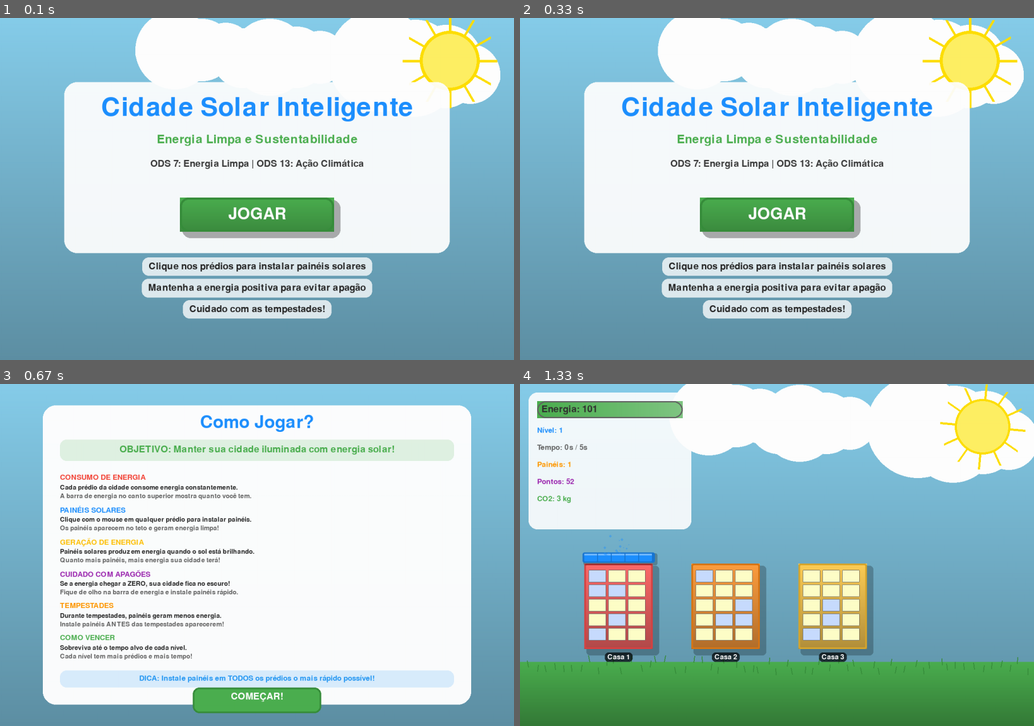
Above: before the commit, frames 1-4 (two rows, left to right).
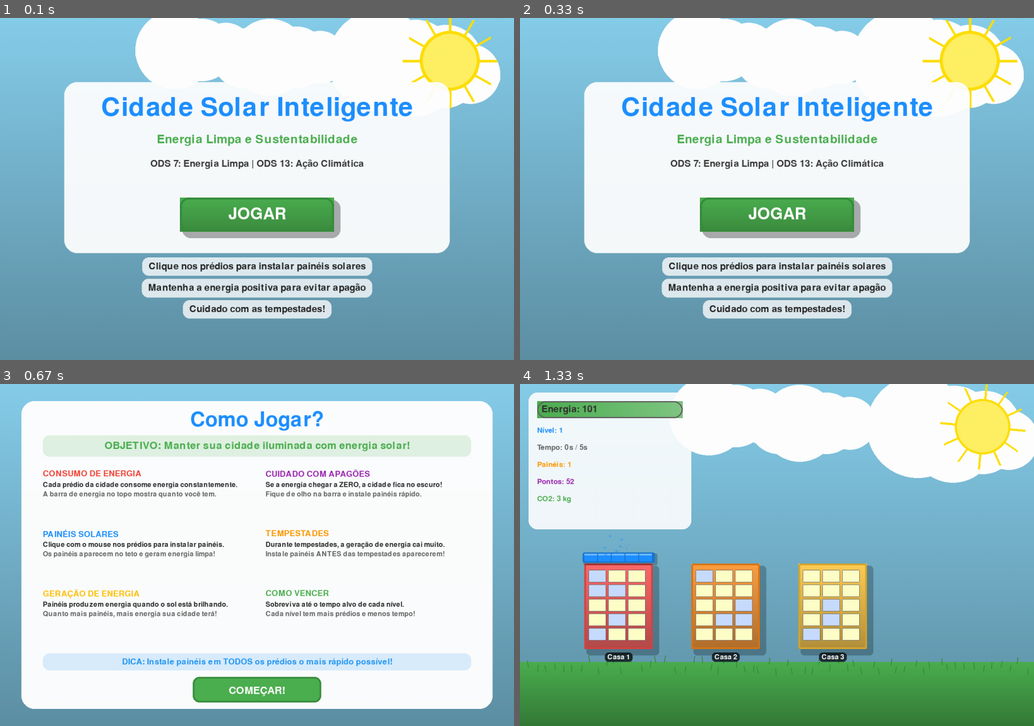
Above: after the commit, the same moments.

Repository: semellicodes/pygame-projeto
Game: pygame game, started from main.py
Same seed, same stepped clock (60 frames per second), same inputs: the game is played once before the commit and once after it.
Inputs (mouse positions are in pixels of both pictures, inside the frame that each line leads up to):
- Up to frame 1 (0.1 s): no input
- Up to frame 2 (0.33 s): no input
- Up to frame 3 (0.67 s): click (236, 568) at 0.38 s
- Up to frame 4 (1.33 s): click "COMEÇAR!" at 0.72 s; click (617, 637) at 1.05 s

Frames 1-2 are identical in both runs. In frame 3, 30% of the frame differs, in the area x 4-96%, y 5-97%; in frame 4, nothing differs.

Commit message:
Ajustes do tutorial

Diff:
--- a/main.py
+++ b/main.py
@@ -426,87 +426,106 @@
             color = tuple(int(SKY_BLUE[i] * (1 - factor * 0.3)) for i in range(3))
             pygame.draw.line(surface, color, (0, y), (WIDTH, y))
 
-        panel = pygame.Surface((1000, 700), pygame.SRCALPHA)
-        pygame.draw.rect(panel, (255, 255, 255, 250), (0, 0, 1000, 700), border_radius=30)
-        surface.blit(panel, (WIDTH//2 - 500, 50))
-
-        font_title = pygame.font.Font(None, 60)
-        font_subtitle = pygame.font.Font(None, 32)
-        font_normal = pygame.font.Font(None, 25)
-        font_small = pygame.font.Font(None, 22)
+        # Painel de fundo
+        panel = pygame.Surface((1100, 720), pygame.SRCALPHA) # Aumentei um pouco a largura do painel
+        pygame.draw.rect(panel, (255, 255, 255, 250), (0, 0, 1100, 720), border_radius=30)
+        surface.blit(panel, (WIDTH//2 - 550, 40))
+
+        font_title = pygame.font.Font(None, 70)
+        font_subtitle = pygame.font.Font(None, 36)
+        font_normal = pygame.font.Font(None, 28) # Fonte um pouco maior
+        font_small = pygame.font.Font(None, 24)  # Fonte um pouco maior
 
         title = font_title.render("Como Jogar?", True, (30, 144, 255))
-        surface.blit(title, (WIDTH//2 - title.get_width()//2, 70))
-
-        objective_bg = pygame.Surface((920, 50), pygame.SRCALPHA)
-        pygame.draw.rect(objective_bg, (76, 175, 80, 40), (0, 0, 920, 50), border_radius=15)
-        surface.blit(objective_bg, (WIDTH//2 - 460, 130))
+        surface.blit(title, (WIDTH//2 - title.get_width()//2, 60))
+
+        # Faixa do Objetivo
+        objective_bg = pygame.Surface((1000, 50), pygame.SRCALPHA)
+        pygame.draw.rect(objective_bg, (76, 175, 80, 40), (0, 0, 1000, 50), border_radius=15)
+        surface.blit(objective_bg, (WIDTH//2 - 500, 120))
 
         objective = font_subtitle.render("OBJETIVO: Manter sua cidade iluminada com energia solar!", True, (76, 175, 80))
-        surface.blit(objective, (WIDTH//2 - objective.get_width()//2, 142))
+        surface.blit(objective, (WIDTH//2 - objective.get_width()//2, 132))
 
         instructions = [
             {
                 "title": "CONSUMO DE ENERGIA",
                 "desc": "Cada prédio da cidade consome energia constantemente.",
-                "detail": "A barra de energia no canto superior mostra quanto você tem.",
+                "detail": "A barra de energia no topo mostra quanto você tem.",
                 "color": (244, 67, 54)
             },
             {
                 "title": "PAINÉIS SOLARES",
-                "desc": "Clique com o mouse em qualquer prédio para instalar painéis.",
+                "desc": "Clique com o mouse nos prédios para instalar painéis.",
                 "detail": "Os painéis aparecem no teto e geram energia limpa!",
                 "color": (30, 144, 255)
             },
             {
                 "title": "GERAÇÃO DE ENERGIA",
-                "desc": "Painéis solares produzem energia quando o sol está brilhando.",
+                "desc": "Painéis produzem energia quando o sol está brilhando.",
                 "detail": "Quanto mais painéis, mais energia sua cidade terá!",
                 "color": (255, 193, 7)
             },
             {
                 "title": "CUIDADO COM APAGÕES",
-                "desc": "Se a energia chegar a ZERO, sua cidade fica no escuro!",
-                "detail": "Fique de olho na barra de energia e instale painéis rápido.",
+                "desc": "Se a energia chegar a ZERO, a cidade fica no escuro!",
+                "detail": "Fique de olho na barra e instale painéis rápido.",
                 "color": (156, 39, 176)
             },
             {
                 "title": "TEMPESTADES",
-                "desc": "Durante tempestades, painéis geram menos energia.",
+                "desc": "Durante tempestades, a geração de energia cai muito.",
                 "detail": "Instale painéis ANTES das tempestades aparecerem!",
                 "color": (255, 152, 0)
             },
             {
                 "title": "COMO VENCER",
                 "desc": "Sobreviva até o tempo alvo de cada nível.",
-                "detail": "Cada nível tem mais prédios e mais tempo!",
+                "detail": "Cada nível tem mais prédios e menos tempo!",
                 "color": (76, 175, 80)
             }
         ]
 
-        y = 210
-        margin_left = WIDTH//2 - 460
-        for inst in instructions:
+        # --- LÓGICA DE DUAS COLUNAS ---
+        start_y = 200
+        col_width = 480 # Largura de cada coluna
+        col_gap = 40    # Espaço entre colunas
+        left_x = WIDTH//2 - 500
+        right_x = WIDTH//2 + 20
+
+        for i, inst in enumerate(instructions):
+            # Define se vai desenhar na esquerda (0,1,2) ou direita (3,4,5)
+            if i < 3:
+                x = left_x
+                y = start_y + (i * 140) # Espaçamento vertical
+            else:
+                x = right_x
+                y = start_y + ((i-3) * 140)
+
+            # Desenha o Bloco
             title_text = font_normal.render(inst["title"], True, inst["color"])
-            surface.blit(title_text, (margin_left, y))
+            surface.blit(title_text, (x, y))
+
             desc_text = font_small.render(inst["desc"], True, (40, 40, 40))
-            surface.blit(desc_text, (margin_left, y + 25))
+            surface.blit(desc_text, (x, y + 28))
+
             detail_text = font_small.render(inst["detail"], True, (100, 100, 100))
-            surface.blit(detail_text, (margin_left, y + 45))
-            y += 75
-
-        tip_bg = pygame.Surface((920, 40), pygame.SRCALPHA)
-        pygame.draw.rect(tip_bg, (33, 150, 243, 40), (0, 0, 920, 40), border_radius=15)
-        surface.blit(tip_bg, (WIDTH//2 - 460, y + 10))
+            surface.blit(detail_text, (x, y + 50))
+
+        # Dica final
+        tip_bg = pygame.Surface((1000, 40), pygame.SRCALPHA)
+        pygame.draw.rect(tip_bg, (33, 150, 243, 40), (0, 0, 1000, 40), border_radius=15)
+        surface.blit(tip_bg, (WIDTH//2 - 500, 630))
 
         tip = font_normal.render("DICA: Instale painéis em TODOS os prédios o mais rápido possível!", True, (33, 150, 243))
-        surface.blit(tip, (WIDTH//2 - tip.get_width()//2, y + 20))
-
-        button_rect = pygame.Rect(WIDTH//2 - 150, 710, 300, 60)
+        surface.blit(tip, (WIDTH//2 - tip.get_width()//2, 640))
+
+        # Botão Começar
+        button_rect = pygame.Rect(WIDTH//2 - 150, 685, 300, 60)
         pygame.draw.rect(surface, GRASS_GREEN, button_rect, border_radius=15)
         pygame.draw.rect(surface, DARK_GREEN, button_rect, 4, border_radius=15)
         continue_text = font_subtitle.render("COMEÇAR!", True, WHITE)
-        surface.blit(continue_text, (WIDTH//2 - continue_text.get_width()//2, 720))
+        surface.blit(continue_text, (WIDTH//2 - continue_text.get_width()//2, 705))
 
     def draw_game(self, surface):
         if self.storm_active:
Binary file changed: assets/tutorial.jpg
